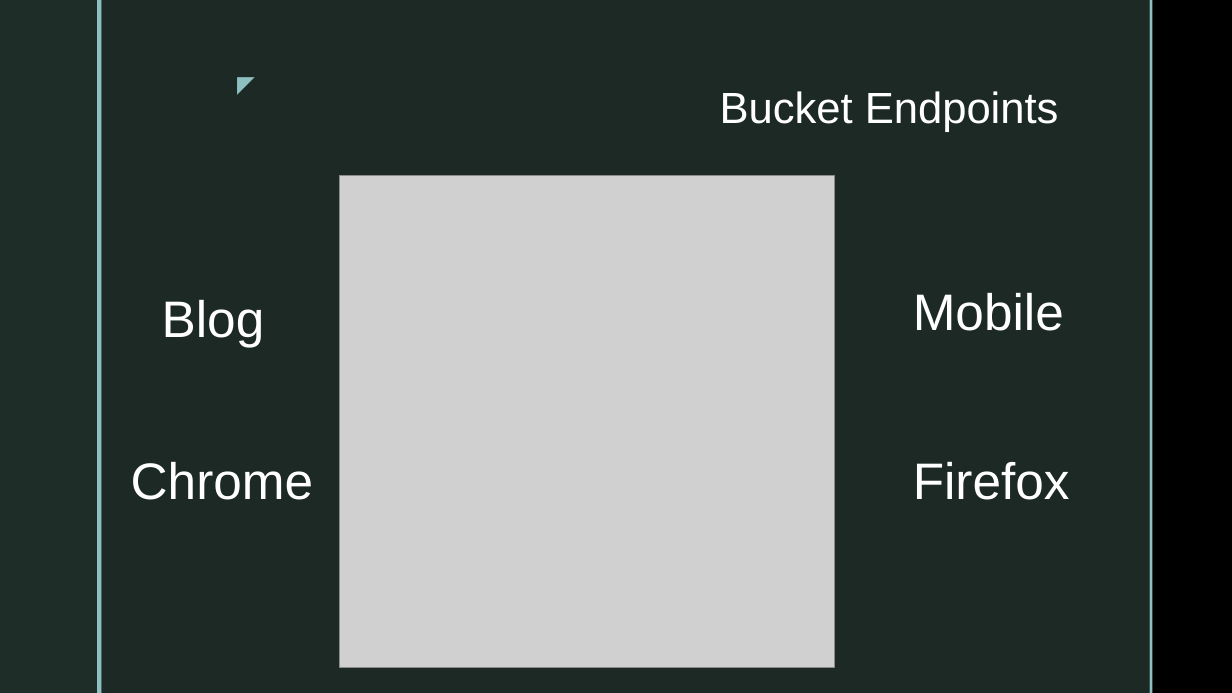
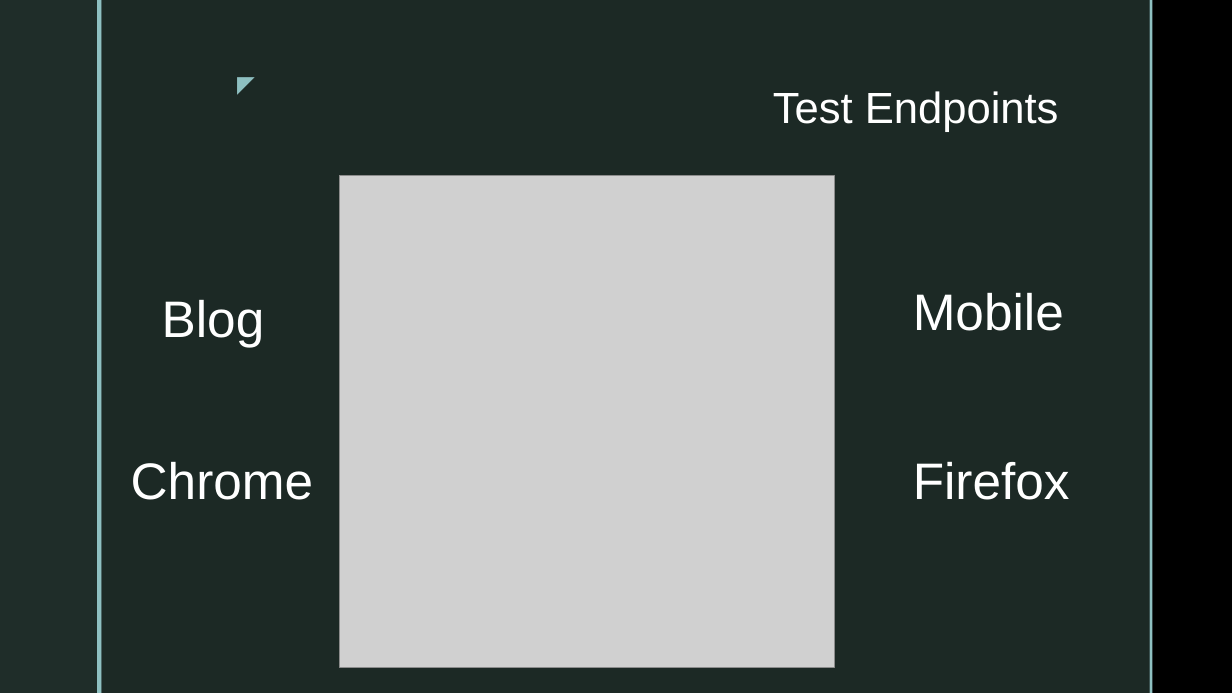
Before and after one commit to smccarthy/bucket-service-presentation, a slide deck: slide 5 of bucket-service-presentation.pptx. Drawn at 1232x693 pixels with LibreOffice and Linux fonts; fonts in the diff are those of the drawing; grey boxes stand for pictures; background and template pictures are left out. Boxes give left, top, right and bottom in pixels: in the first picture for what was removed or moved away, otherwise in the second. Text is boxed around its words. In the diff, an @@ line names an element or a change of style, - is before the commit and + after.

```diff
--- a/bucket-service-presentation.pptx
+++ b/bucket-service-presentation.pptx
@@ title at [773,91,1059,132]: text changed @@
-Bucket Endpoints
+Test Endpoints
```
Also in this commit, not shown: 1 other slide changed.
